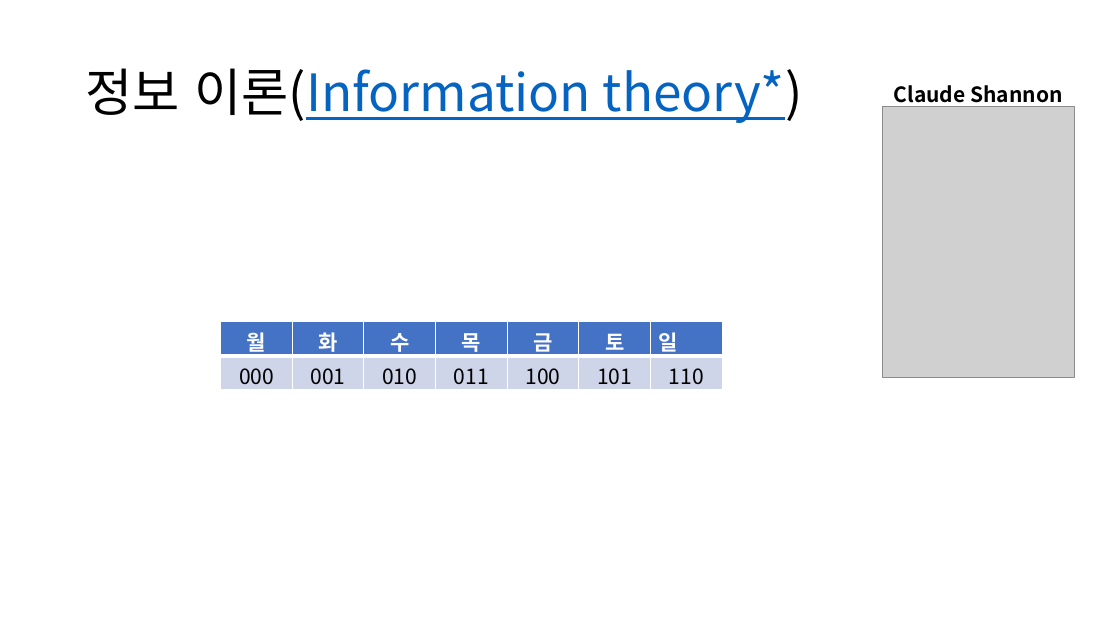
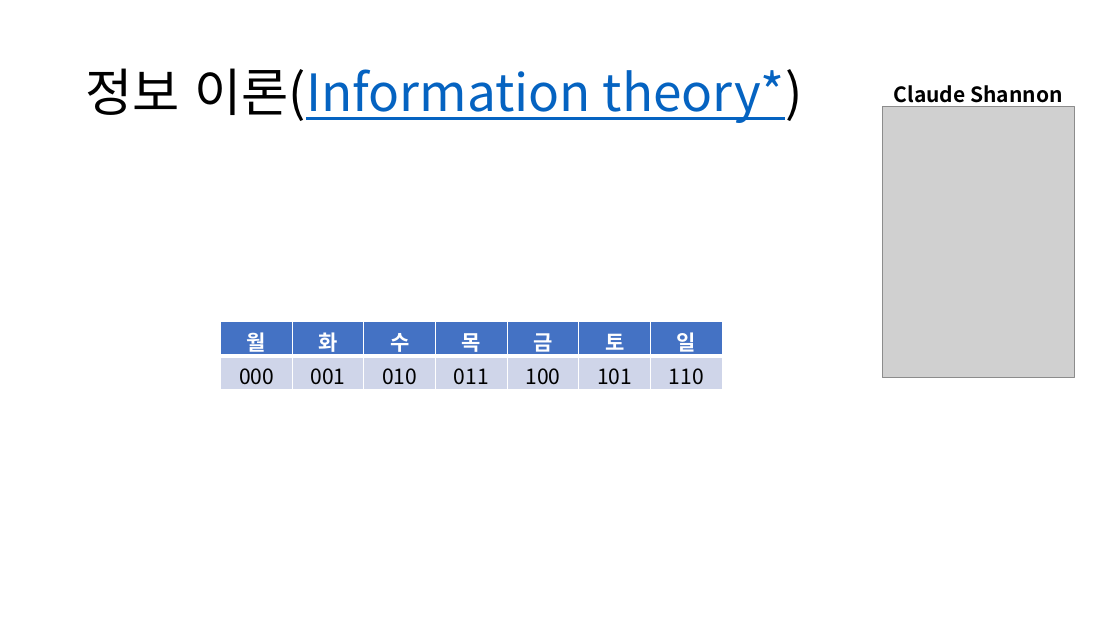
Before and after one commit to zeran4/TechtreeAI, a slide deck: slide 4 of document/information therory.pptx. Drawn at 1120x630 pixels with LibreOffice and Linux fonts; fonts in the diff are those of the drawing; grey boxes stand for pictures. Boxes give left, top, right and bottom in pixels: in the first picture for what was removed or moved away, otherwise in the second. Text is boxed around its words. In the diff, an @@ line names an element or a change of style, - is before the commit and + after.

```diff
--- a/document/information therory.pptx
+++ b/document/information therory.pptx
@@ table at (x1=221, y1=322, x2=721, y2=390) @@
@@ alignment left to centre @@
```
Also in this commit, not shown: 1 other slide changed, 1 other file.
